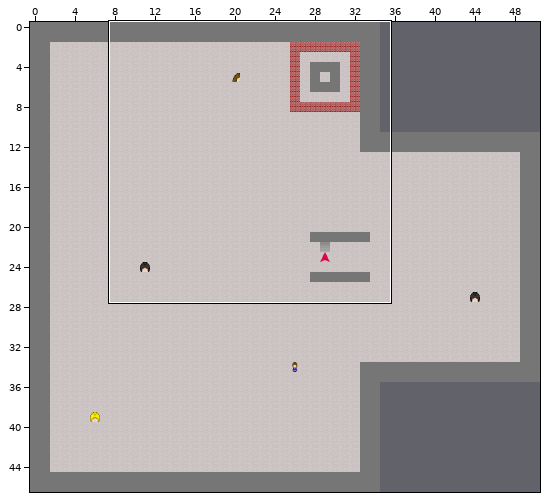
Tiled map: map/roof_floor.tmx. The picture above shows the old version from afar; the outline marks the close-up.
Close-up. The starting point:
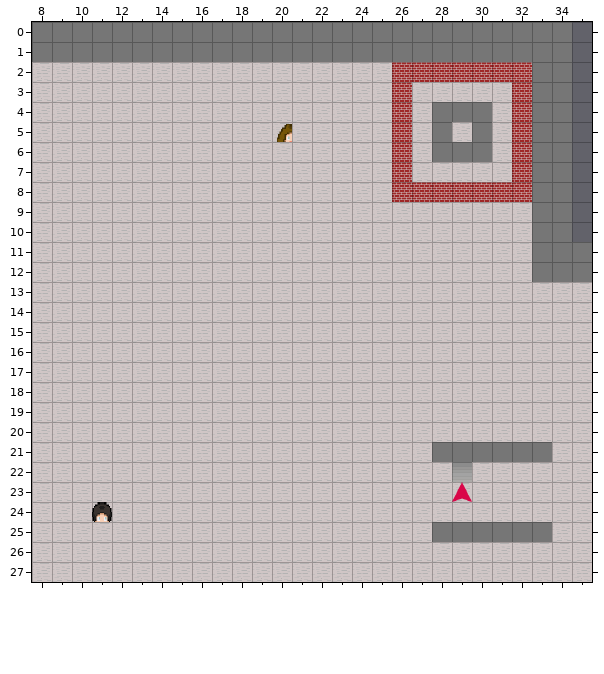
Cells are 32x32 px. Shown: x 8..35, y 0..27. The commit also changed other parts of the map, which this record leaves out. Tiles whose own drawing changed are shown in their newer look in all pictures.
After the commit:
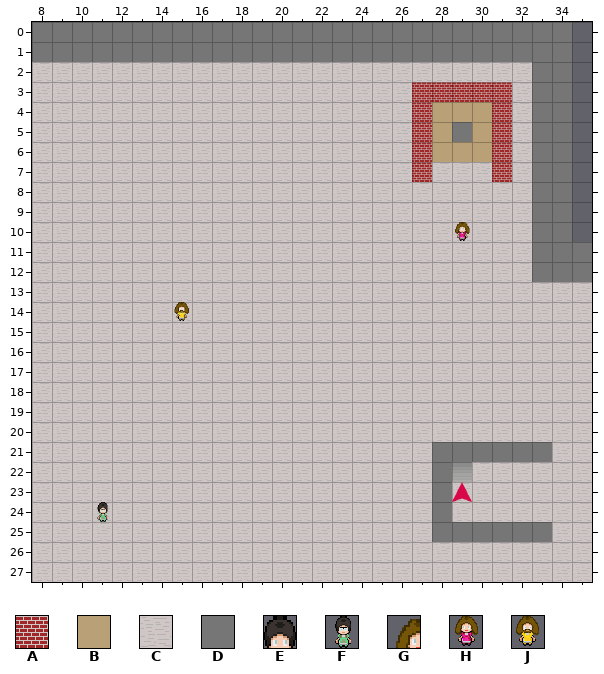
Key: from "floors_tiled_ready": A 0, B 3, C 12, D 13; from "objects_teacher": E 20, F 21, G 61, H 63, J 64.
_ is an empty cell.
Tiles replaced or removed in this view: A, C, D, E, G.
From the commit log: Finally fixed teachers(size and appearance)/ maps
From old to new:
Changed rows in their new state; . is an unchanged cell.
Layer "base":
first column x 26:
 2 CCCCCCC
 3 CAAAAAC
 4 CABBBAC
 5 CABDBAC
 6 CABBBAC
 7 CA...AC
 8 CCCCCCC
first column x 28:
22 D
23 D
24 D
Layer "teachers":
first column x 20:
 5 _
first column x 29:
10 H
first column x 15:
14 J
first column x 11:
24 F
